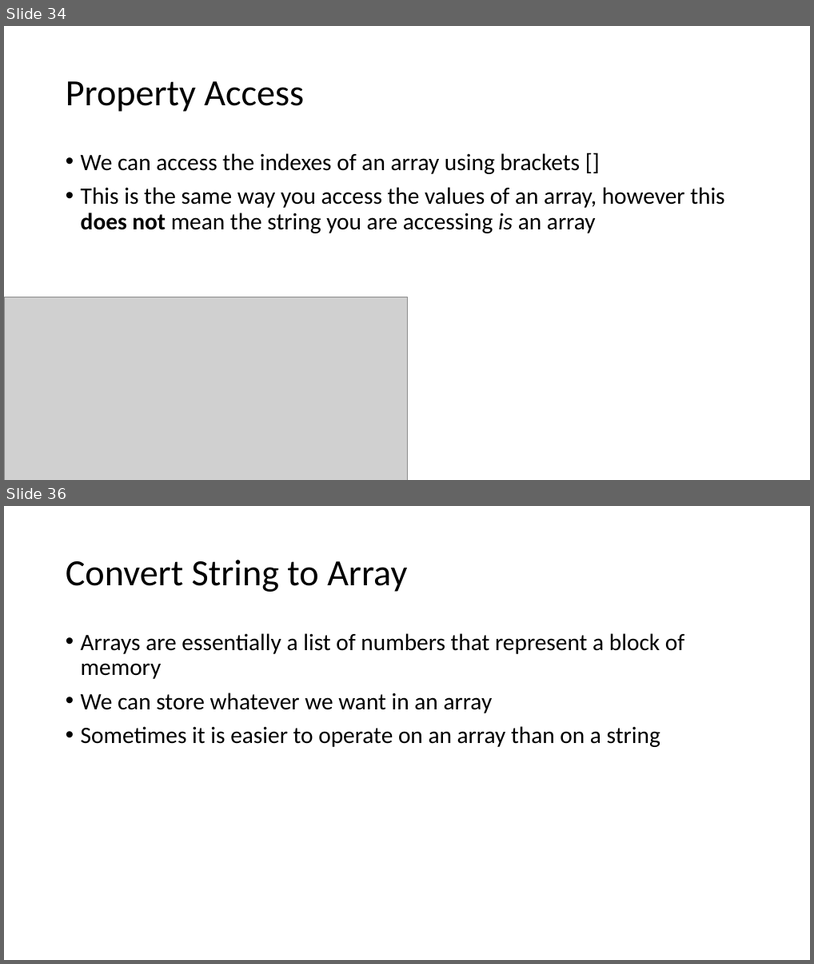
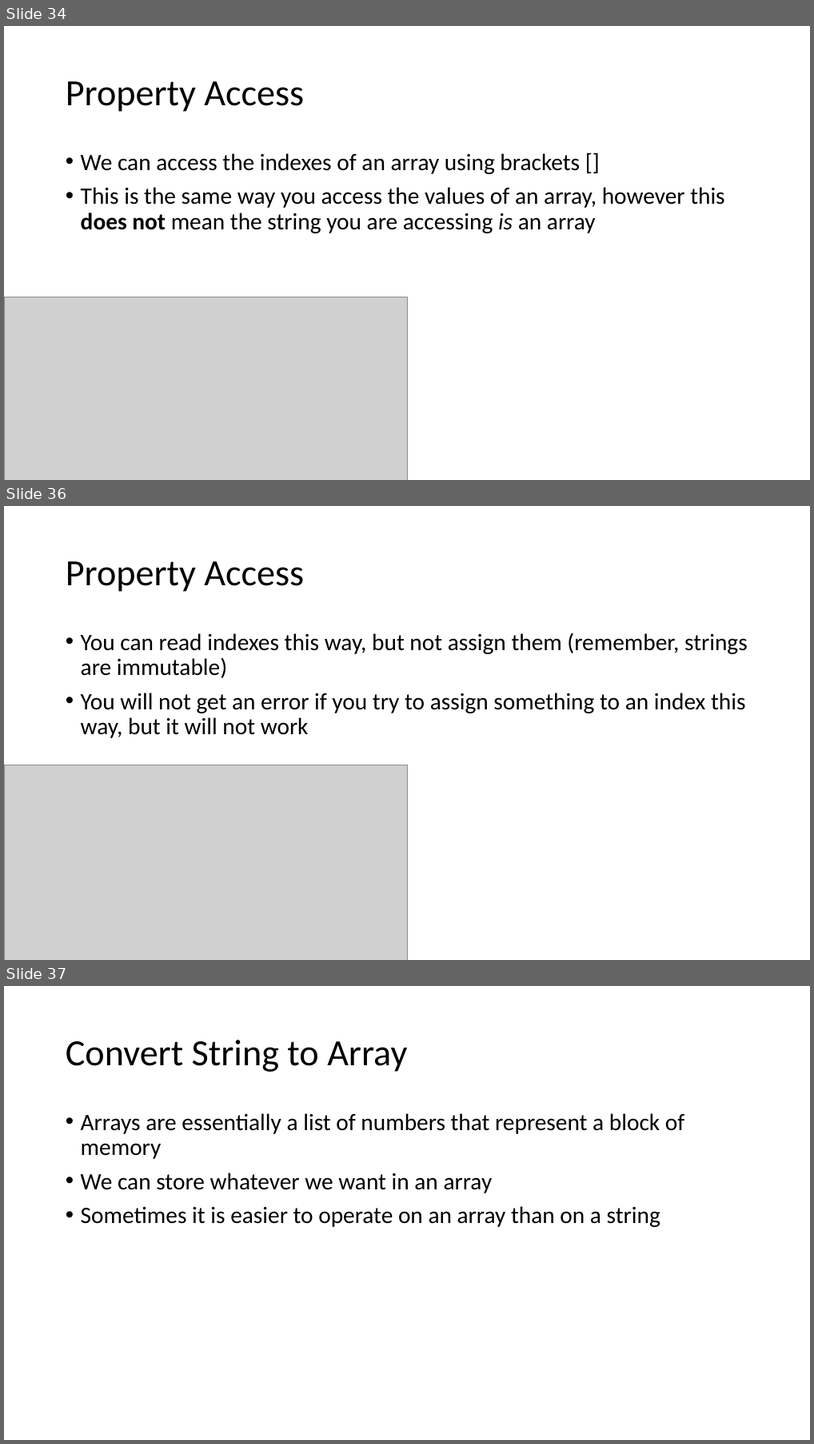
Before and after one commit to YWCANWIL-TechLab/Module4-DataTypes-Day1, a slide deck: slides/Strings.pptx. Shown one above the other, each under a label of ours: slides 34 and 36 before the commit, slides 34, 36 and 37 after it; the slides between them are not shown. The pictures are 814x964 and 814x1444 pixels, drawn with LibreOffice and Linux fonts; fonts in the diff are those of the drawing; grey boxes stand for pictures. Boxes give left, top, right and bottom in pixels: in the first picture for what was removed or moved away, otherwise in the second. Text is boxed around its words. In the diff, an @@ line names an element or a change of style, - is before the commit and + after.

```diff
--- a/slides/Strings.pptx
+++ b/slides/Strings.pptx
@@ slide 36 added at [4,506,810,960], background #FFFFFF @@
@@ title added at [66,561,304,592], 44 pt, text #000000 @@
+Property Access
@@ text added at [81,632,748,738], 28 pt, text #000000 @@
+• You can read indexes this way, but not assign them (remember, strings are immutable)
+• You will not get an error if you try to assign something to an index this way, but it will not work
@@ picture added at [4,765,407,960] @@
@@ what was slide 36 is now slide 37 @@
```
Also in this commit, not shown: 2 slides changed, 1 other slide added, 1 slide removed.
